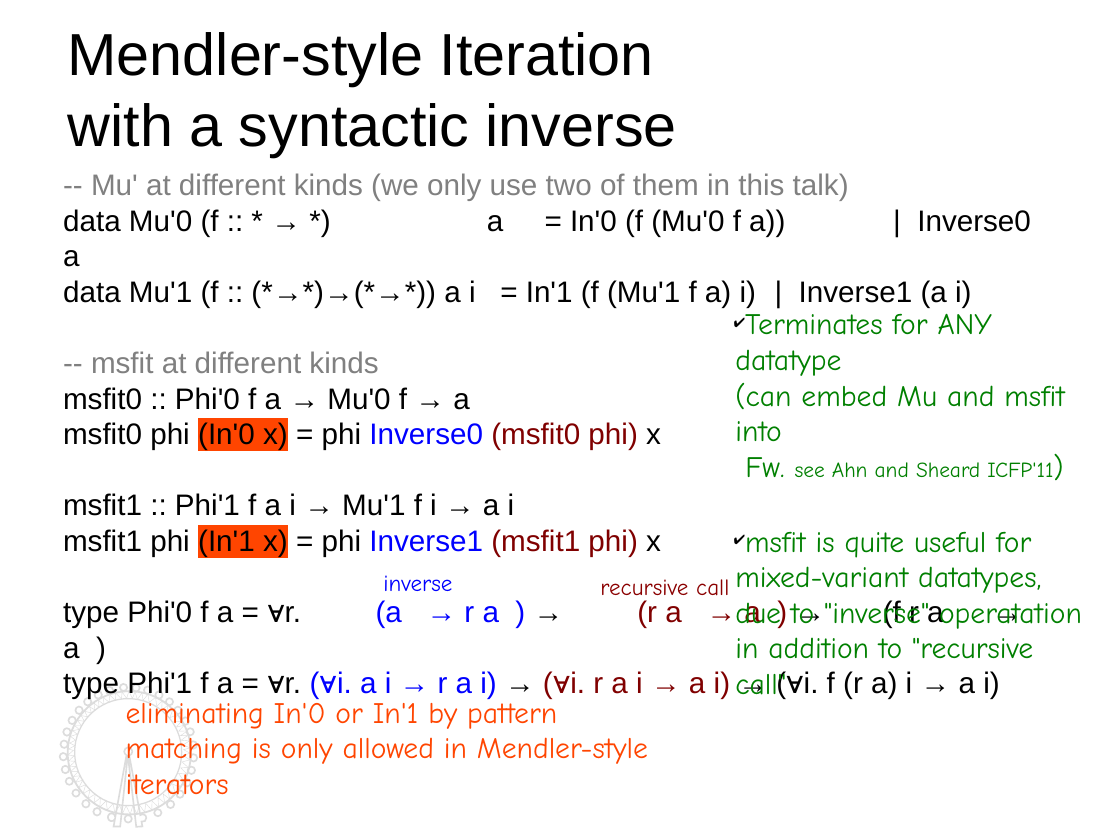
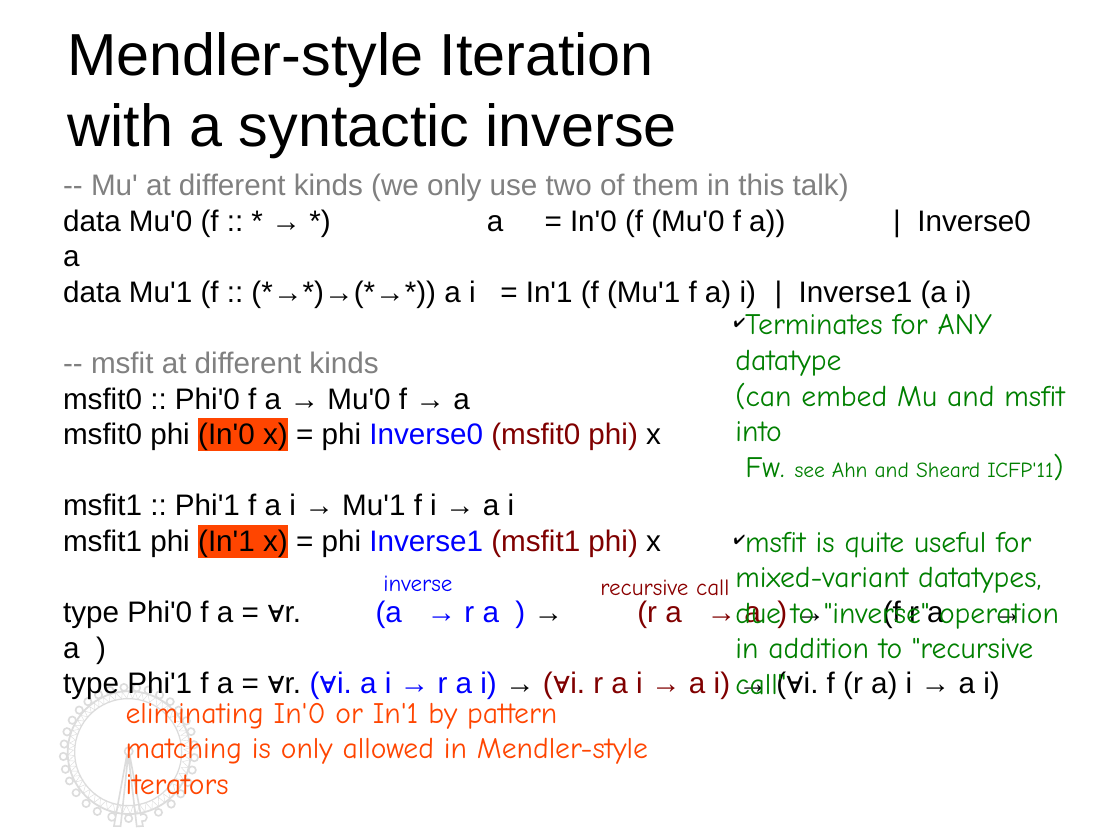
Before and after one commit to kyagrd/nax, a slide deck: slide 8 of trunk/draft/TYPES13/ppt/myslide.odp. Drawn at 1120x840 pixels with LibreOffice and Linux fonts; fonts in the diff are those of the drawing. Boxes give left, top, right and bottom in pixels: in the first picture for what was removed or moved away, otherwise in the second. Text is boxed around its words. In the diff, an @@ line names an element or a change of style, - is before the commit and + after.

```diff
--- a/trunk/draft/TYPES13/ppt/myslide.odp
+++ b/trunk/draft/TYPES13/ppt/myslide.odp
@@ text at [735,531,1059,699]: text changed @@
-✔ msfit is quite useful for mixed-variant datatypes,
-  due to "inverse" operatation in addition to "recursive call"
+✔ msfit is quite useful for mixed-variant datatypes,
+  due to "inverse" operation in addition to "recursive call"
@@ outline redrawn in 3 elements at [68,692,191,815], [68,692,190,815], [59,685,198,827] @@
```
Also in this commit, not shown: 16 other slides changed, 1 other file.
